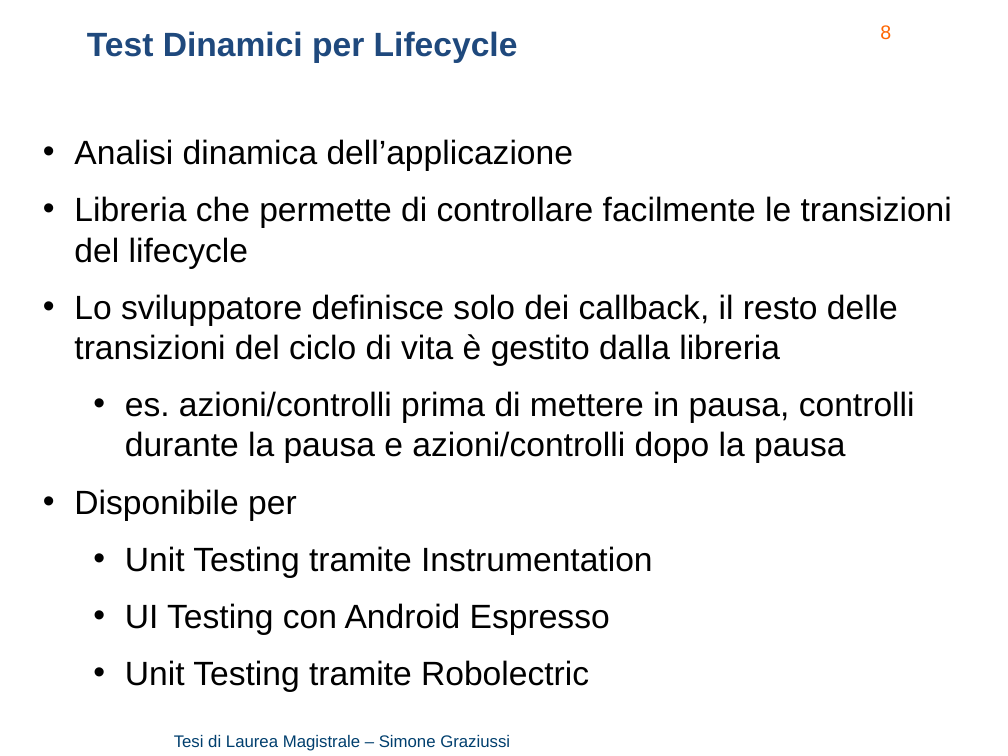
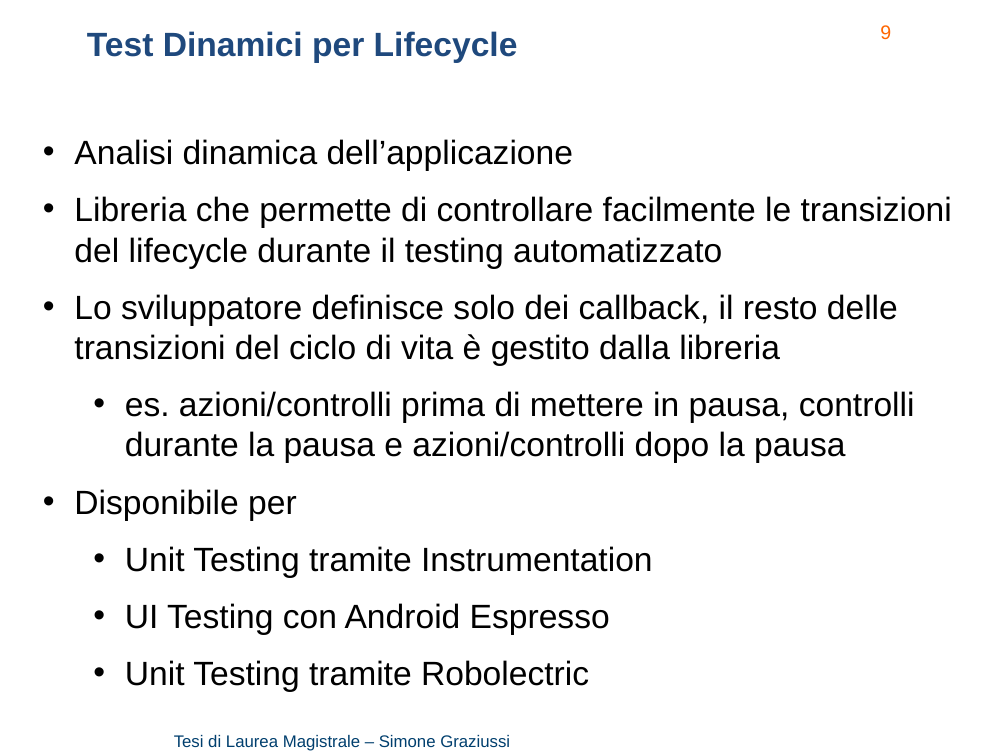
Before and after one commit to Simone3/Thesis, a slide deck: slide 9 of Presentation/Presentation.pptx (slide 8 before the commit). Drawn at 1008x756 pixels with LibreOffice and Linux fonts; fonts in the diff are those of the drawing; background and template pictures are left out. Boxes give left, top, right and bottom in pixels: in the first picture for what was removed or moved away, otherwise in the second. Text is boxed around its words. In the diff, an @@ line names an element or a change of style, - is before the commit and + after.

```diff
--- a/Presentation/Presentation.pptx
+++ b/Presentation/Presentation.pptx
@@ page number at [880, 25, 891, 40]: text changed @@
-8
+9
@@ text at [74, 196, 952, 269]: text changed @@
-• Libreria che permette di controllare facilmente le transizioni del lifecycle
+• Libreria che permette di controllare facilmente le transizioni del lifecycle durante il testing automatizzato
```
Also in this commit, not shown: 8 other slides changed, 1 slide added, 1 other file.
